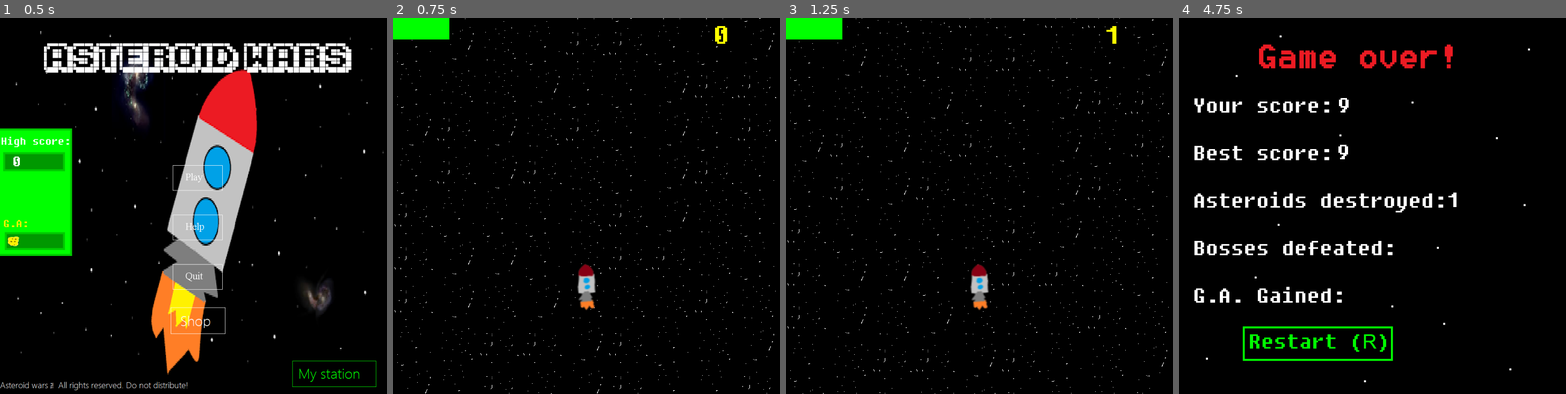
Above: before the commit, frames 1-4 (left to right).
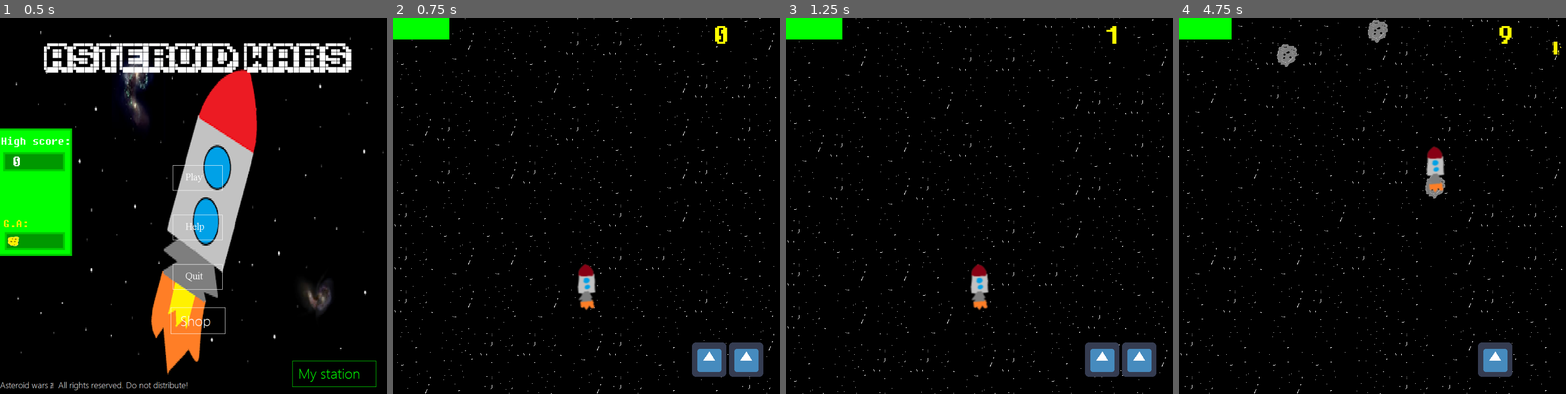
Above: after the commit, the same moments.

Repository: muhdsalm/AsteroidWars2.0
Game: Godot game, scene res://Scenes/Main Menu.tscn
Same seed, same stepped clock (60 frames per second), same inputs: the game is played once before the commit and once after it. The engine's default icon, where the game draws it, is replaced by a stand-in: a white triangle on a blue panel in a dark square.
Inputs (mouse positions are in pixels of both pictures, inside the frame that each line leads up to):
- Up to frame 1 (0.5 s): no input
- Up to frame 2 (0.75 s): click (590, 179) at 0.5 s
- Up to frame 3 (1.25 s): no input
- Up to frame 4 (4.75 s): hold D (Right) 1.28-2.03 s; hold Space (Fire) 1.28-2.03 s; hold Down (Down) 2.03-2.78 s; tap R at 2.1, 3.6 s; hold D (Right) 2.78-3.53 s; hold Space (Fire) 2.78-3.53 s; hold Up (Up) 3.53-4.28 s; hold Left (Left) from 4.28 s (still down); hold Space (Fire) from 4.28 s (still down)

Frame 1 is identical in both runs. In frame 2, 1.6% of the frame differs, in the area x 77-96%, y 86-96%; in frame 3, 1.6%; in frame 4, 9.0%, in the area x 0-100%, y 0-100%.

Commit message:
Some more minor stuff - with a beta feature
Bugfixes:
> Asteroids now exit from the bottom instead of just disappearing at the
bottom.

> Made 0% music actually 0% - At points you could hear it faintly.

Features:
> SHIELDS! A beta feature, currently uses the 'MISSING' texture because
Krispijello has yet to make a texture. May get removed later on.

Diff:
--- a/V4/Assets/Asteroid.gd
+++ b/V4/Assets/Asteroid.gd
@@ -19,7 +19,7 @@
 	move_and_slide(Vector2.DOWN * PointSystem.asteroidSpeed)
 
 
-	if position.y > 700:
+	if position.y > 800:
 		queue_free()
 
 
--- a/V4/Assets/Default Rocket.gd
+++ b/V4/Assets/Default Rocket.gd
@@ -6,6 +6,7 @@
 # var b = "text"
 var Velocity = Vector2.ZERO
 var speed = 500
+export var shields = 2
 
 
 # Called when the node enters the scene tree for the first time.
@@ -14,9 +15,19 @@
 
 
 # Called every frame. 'delta' is the elapsed time since the previous frame.
-#func _process(delta):
-#	pass
+func _process(delta):
+	$Sprite.global_position = Vector2(589, 636)
+	$Sprite2.global_position = Vector2(658, 636)
 
+	if shields == 2:
+		$Sprite.visible = true
+		$Sprite2.visible = true
+	if shields == 1:
+		$Sprite.visible = true
+		$Sprite2.visible = false
+	if shields == 0:
+		$Sprite.visible = false
+		$Sprite2.visible = false
 func _physics_process(delta):
 
 	move_and_collide(Velocity * delta)
@@ -60,5 +71,7 @@
 
 func _on_Area2D_body_entered(body):
 
-	MusicAutoLoad.StopMusic()
-	get_tree().change_scene("res://Scenes/GameOver.tscn")
+	shields -= 1
+	if shields == -1:
+		MusicAutoLoad.StopMusic()
+		get_tree().change_scene("res://Scenes/GameOver.tscn")
--- a/V4/Assets/Default Rocket.tscn
+++ b/V4/Assets/Default Rocket.tscn
@@ -1,7 +1,8 @@
-[gd_scene load_steps=4 format=2]
+[gd_scene load_steps=5 format=2]
 
 [ext_resource path="res://res/Rockets/default rocket/default_rocket_small.png" type="Texture" id=1]
 [ext_resource path="res://Assets/Default Rocket.gd" type="Script" id=2]
+[ext_resource path="res://icon.png" type="Texture" id=3]
 
 [sub_resource type="RectangleShape2D" id=1]
 extents = Vector2( 16.5, 41.5 )
@@ -10,6 +11,14 @@
 script = ExtResource( 2 )
 
 [node name="Sprite" type="Sprite" parent="."]
+position = Vector2( 589, 636 )
+texture = ExtResource( 3 )
+
+[node name="Sprite2" type="Sprite" parent="."]
+position = Vector2( 658, 636 )
+texture = ExtResource( 3 )
+
+[node name="Sprite3" type="Sprite" parent="."]
 texture = ExtResource( 1 )
 
 [node name="CollisionShape2D" type="CollisionShape2D" parent="."]
--- /dev/null
+++ b/V4/Assets/Shields.gd
@@ -0,0 +1,25 @@
+extends KinematicBody2D
+
+
+# Declare member variables here. Examples:
+# var a = 2
+# var b = "text"
+
+
+# Called when the node enters the scene tree for the first time.
+func _ready():
+	pass # Replace with function body.
+
+
+# Called every frame. 'delta' is the elapsed time since the previous frame.
+func _process(delta):
+	if $KinematicBody2D.shields == 2:
+		$Sprite.visible = true
+		$Sprite2.visible = true
+	if $KinematicBody2D.shields == 1:
+		$Sprite.visible = true
+		$Sprite2.visible = false
+	if $KinematicBody2D.shields == 0:
+		$Sprite.visible = false
+		$Sprite2.visible = false
+	$
--- a/V4/AutoLoads/MusicAutoLoad.gd
+++ b/V4/AutoLoads/MusicAutoLoad.gd
@@ -19,10 +19,10 @@
 
 # Called every frame. 'delta' is the elapsed time since the previous frame.
 func _process(delta):
+	if music_volume == -35:
+		music_volume = -10000
 	$MenuMusic.volume_db = music_volume
 	$JukeBox.volume_db = MusicAutoLoad.music_volume
-	if music_volume == -35:
-		$MenuMusic.volume_db = -100
 
 
 func StartMusic():
--- a/V4/AutoLoads/Saver.gd
+++ b/V4/AutoLoads/Saver.gd
@@ -6,6 +6,7 @@
 # var b = "text"
 var save_path = "user://save.dat"
 
+# Called when the node enters the scene tree for the first time.
 # Called when the node enters the scene tree for the first time.
 func _ready():
 	pass # Replace with function body.
Not shown, changed: V4/export_presets.cfg
